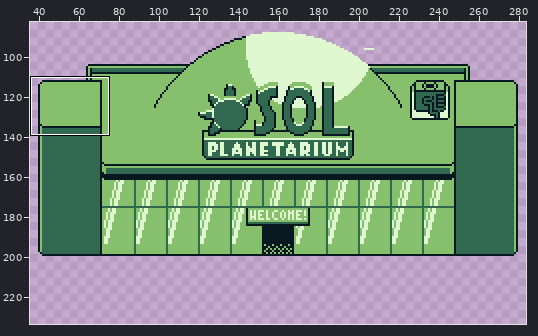
Two states of a pixel-art file, sol/assets/backgrounds/z-arrival.aseprite. Above, an overview of the earlier version with the close-up marked.
Close-up. As it was:
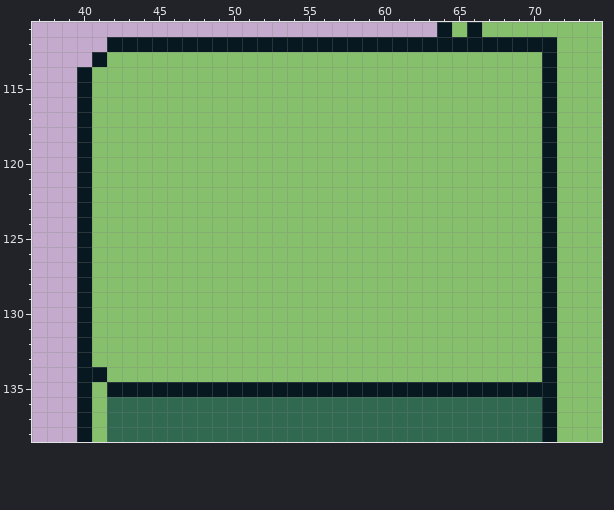
320x288 pixels, 1 frame. Shown: x 37..74, y 111..138. The wide view leaves out empty margins. The commit also changed other parts of the picture, which this record leaves out.
The result:
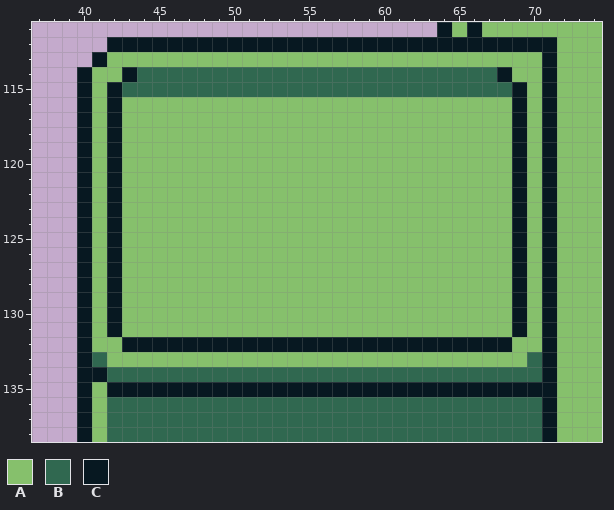
Palette (. is transparent): A #86c06c  B #306850  C #071821
The edit:
--- layer "draw"
@@ x 37..74 @@
 113 ....CAAAAAAAAAAAAAAAAAAAAAAAAAAAAACAAA
-114 ...CAAAAAAAAAAAAAAAAAAAAAAAAAAAAAACAAA
-115 ...CAAAAAAAAAAAAAAAAAAAAAAAAAAAAAACAAA
-116 ...CAAAAAAAAAAAAAAAAAAAAAAAAAAAAAACAAA
-117 ...CAAAAAAAAAAAAAAAAAAAAAAAAAAAAAACAAA
-118 ...CAAAAAAAAAAAAAAAAAAAAAAAAAAAAAACAAA
-119 ...CAAAAAAAAAAAAAAAAAAAAAAAAAAAAAACAAA
-120 ...CAAAAAAAAAAAAAAAAAAAAAAAAAAAAAACAAA
-121 ...CAAAAAAAAAAAAAAAAAAAAAAAAAAAAAACAAA
-122 ...CAAAAAAAAAAAAAAAAAAAAAAAAAAAAAACAAA
-123 ...CAAAAAAAAAAAAAAAAAAAAAAAAAAAAAACAAA
-124 ...CAAAAAAAAAAAAAAAAAAAAAAAAAAAAAACAAA
-125 ...CAAAAAAAAAAAAAAAAAAAAAAAAAAAAAACAAA
-126 ...CAAAAAAAAAAAAAAAAAAAAAAAAAAAAAACAAA
-127 ...CAAAAAAAAAAAAAAAAAAAAAAAAAAAAAACAAA
-128 ...CAAAAAAAAAAAAAAAAAAAAAAAAAAAAAACAAA
-129 ...CAAAAAAAAAAAAAAAAAAAAAAAAAAAAAACAAA
-130 ...CAAAAAAAAAAAAAAAAAAAAAAAAAAAAAACAAA
-131 ...CAAAAAAAAAAAAAAAAAAAAAAAAAAAAAACAAA
-132 ...CAAAAAAAAAAAAAAAAAAAAAAAAAAAAAACAAA
-133 ...CAAAAAAAAAAAAAAAAAAAAAAAAAAAAAACAAA
-134 ...CCAAAAAAAAAAAAAAAAAAAAAAAAAAAAACAAA
+114 ...CAACBBBBBBBBBBBBBBBBBBBBBBBBCAACAAA
+115 ...CACBBBBBBBBBBBBBBBBBBBBBBBBBBCACAAA
+116 ...CACAAAAAAAAAAAAAAAAAAAAAAAAAACACAAA
+117 ...CACAAAAAAAAAAAAAAAAAAAAAAAAAACACAAA
+118 ...CACAAAAAAAAAAAAAAAAAAAAAAAAAACACAAA
+119 ...CACAAAAAAAAAAAAAAAAAAAAAAAAAACACAAA
+120 ...CACAAAAAAAAAAAAAAAAAAAAAAAAAACACAAA
+121 ...CACAAAAAAAAAAAAAAAAAAAAAAAAAACACAAA
+122 ...CACAAAAAAAAAAAAAAAAAAAAAAAAAACACAAA
+123 ...CACAAAAAAAAAAAAAAAAAAAAAAAAAACACAAA
+124 ...CACAAAAAAAAAAAAAAAAAAAAAAAAAACACAAA
+125 ...CACAAAAAAAAAAAAAAAAAAAAAAAAAACACAAA
+126 ...CACAAAAAAAAAAAAAAAAAAAAAAAAAACACAAA
+127 ...CACAAAAAAAAAAAAAAAAAAAAAAAAAACACAAA
+128 ...CACAAAAAAAAAAAAAAAAAAAAAAAAAACACAAA
+129 ...CACAAAAAAAAAAAAAAAAAAAAAAAAAACACAAA
+130 ...CACAAAAAAAAAAAAAAAAAAAAAAAAAACACAAA
+131 ...CACAAAAAAAAAAAAAAAAAAAAAAAAAACACAAA
+132 ...CAACCCCCCCCCCCCCCCCCCCCCCCCCCAACAAA
+133 ...CBAAAAAAAAAAAAAAAAAAAAAAAAAAAABCAAA
+134 ...CCBBBBBBBBBBBBBBBBBBBBBBBBBBBBBCAAA
 135 ...CACCCCCCCCCCCCCCCCCCCCCCCCCCCCCCAAA
Where, in picture pixels (left, top, right, bottom), the same in both close-ups:
changed: (92, 67, 542, 382)
